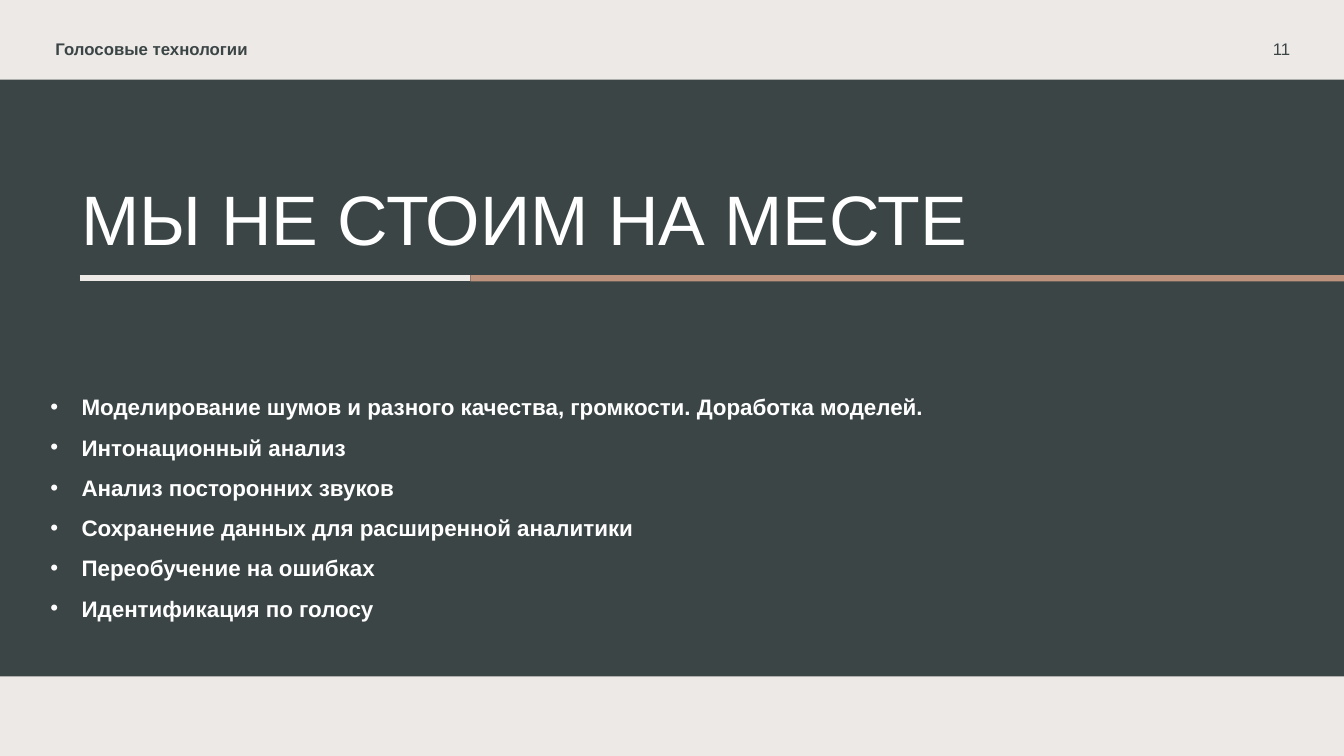
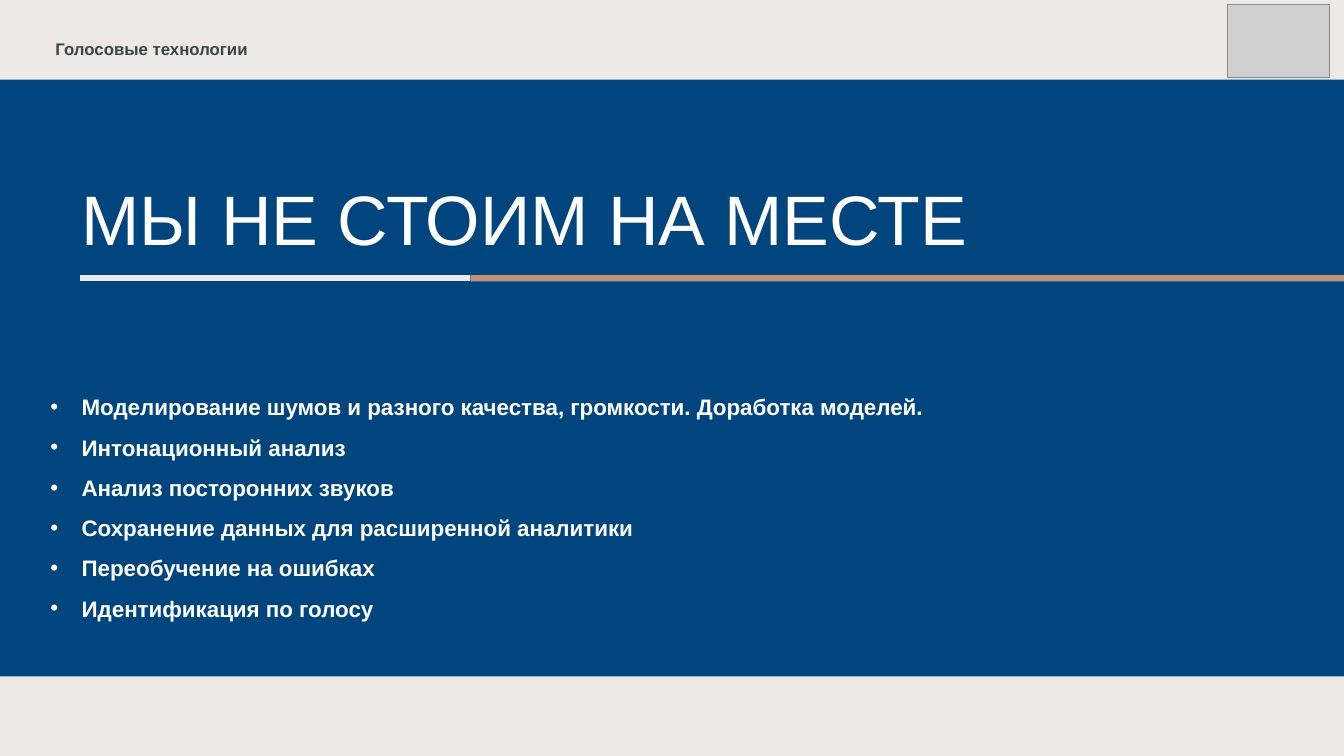
Before and after one commit to dmitrii-naumenko/Pet_SST_NLP, a slide deck: slide 9 of Презентация.pptx (slide 11 before the commit). Drawn at 1344x756 pixels with LibreOffice and Linux fonts; fonts in the diff are those of the drawing; grey boxes stand for pictures. Boxes give left, top, right and bottom in pixels: in the first picture for what was removed or moved away, otherwise in the second. Text is boxed around its words. In the diff, an @@ line names an element or a change of style, - is before the commit and + after.

```diff
--- a/Презентация.pptx
+++ b/Презентация.pptx
@@ picture added at bbox=[1228, 5, 1330, 79] @@
@@ page number removed at bbox=[1273, 43, 1290, 55] @@
-11
@@ rectangle at bbox=[0, 80, 1344, 677]: fill #3B4546 to #00457E @@
```
Also in this commit, not shown: 8 other slides changed, 1 slide added, 3 slides removed.
